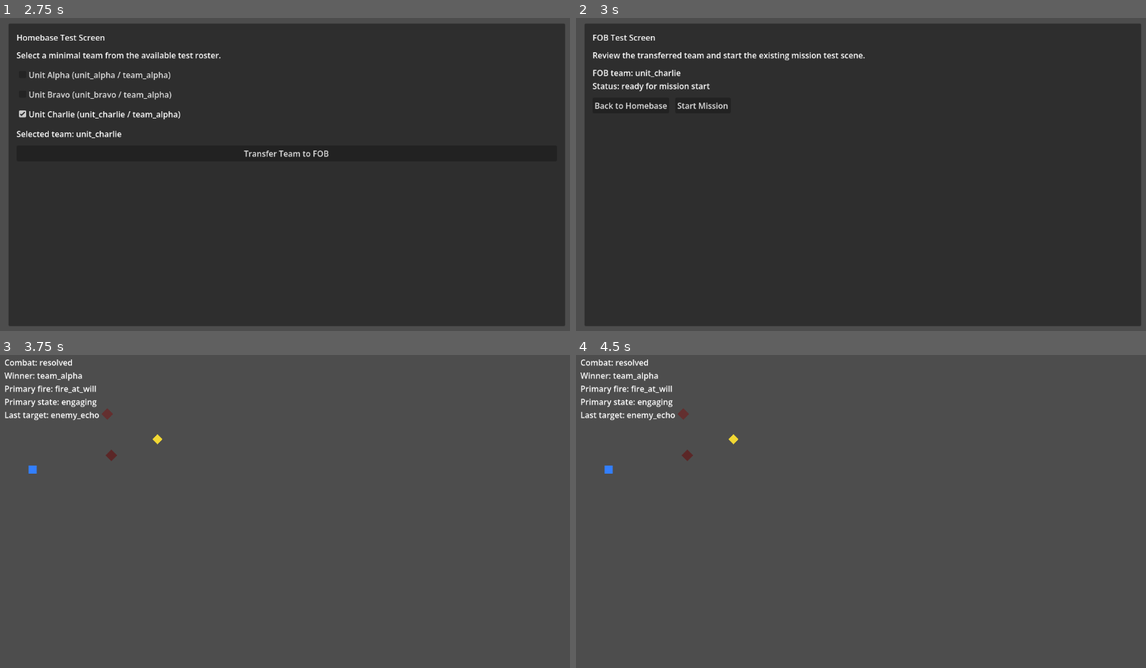
Above: before the commit, frames 1-4 (two rows, left to right).
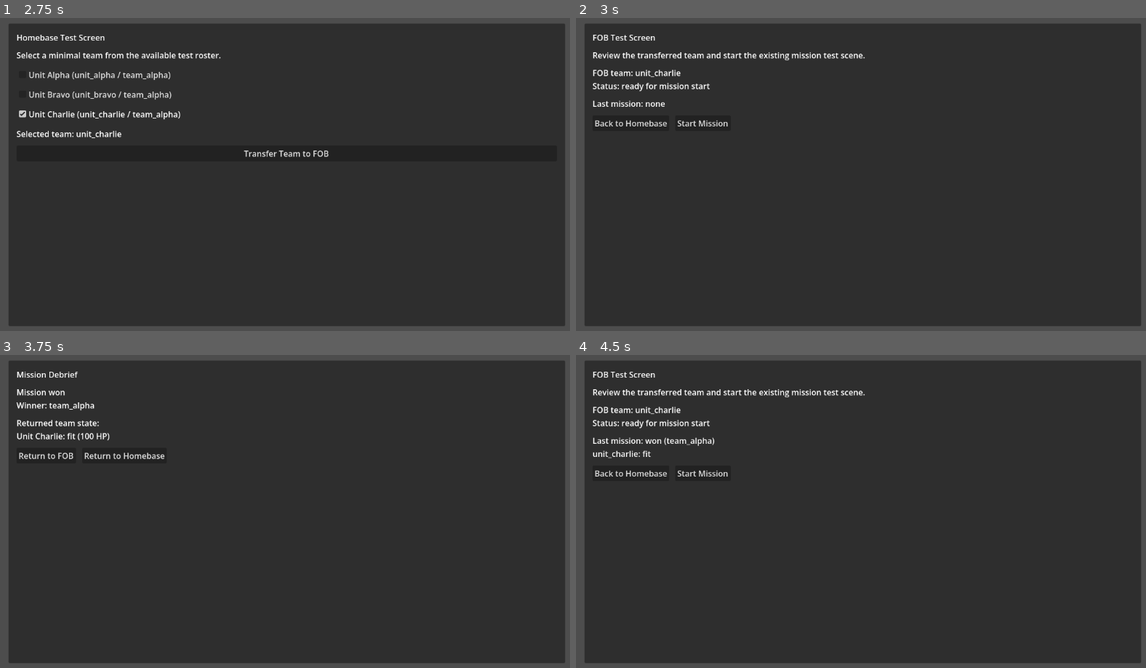
Above: after the commit, the same moments.

Repository: 0klabauta0-jpg/Sternenbuergerchen
Game: Godot game, scene res://scenes/meta/meta_layer_test.tscn
Two runs of this game, one before a commit and one after it. Both use one fixed random seed, a clock stepped at 60 frames per second and the inputs below.
Inputs (mouse positions are in pixels of both pictures, inside the frame that each line leads up to):
- Up to frame 1 (2.75 s): click "Unit Alpha (unit_alpha / team…" at 0.5 s; click "Unit Bravo (unit_bravo / team…" at 1.25 s; click "Unit Charlie (unit_charlie / …" at 2 s
- Up to frame 2 (3 s): click "Transfer Team to FOB" at 2.75 s
- Up to frame 3 (3.75 s): click "Start Mission" at 3.5 s
- Up to frame 4 (4.5 s): click (621, 455) at 4.25 s, where only the run after the commit has a clickable "Return to FOB"

Frame 1 is identical in both runs. In frame 2, 0.5% of the frame differs, in the area x 2-27%, y 26-35%; in frame 3, 94%, in the area x 0-100%, y 1-99%; in frame 4, 94%.

Commit message:
Add minimal mission return and debrief flow

Diff:
--- /dev/null
+++ b/scenes/meta/debrief_test_screen.tscn
@@ -0,0 +1,62 @@
+[gd_scene load_steps=2 format=3]
+
+[ext_resource type="Script" path="res://scripts/meta/debrief_screen.gd" id="1_script"]
+
+[node name="DebriefScreen" type="Control"]
+visible = false
+layout_mode = 3
+anchors_preset = 15
+anchor_right = 1.0
+anchor_bottom = 1.0
+grow_horizontal = 2
+grow_vertical = 2
+script = ExtResource("1_script")
+
+[node name="Panel" type="PanelContainer" parent="."]
+layout_mode = 1
+anchors_preset = 15
+anchor_right = 1.0
+anchor_bottom = 1.0
+offset_left = 24.0
+offset_top = 24.0
+offset_right = -24.0
+offset_bottom = -24.0
+grow_horizontal = 2
+grow_vertical = 2
+
+[node name="Margin" type="MarginContainer" parent="Panel"]
+layout_mode = 2
+theme_override_constants/margin_left = 16
+theme_override_constants/margin_top = 16
+theme_override_constants/margin_right = 16
+theme_override_constants/margin_bottom = 16
+
+[node name="VBox" type="VBoxContainer" parent="Panel/Margin"]
+layout_mode = 2
+theme_override_constants/separation = 12
+
+[node name="TitleLabel" type="Label" parent="Panel/Margin/VBox"]
+layout_mode = 2
+text = "Mission Debrief"
+
+[node name="ResultLabel" type="Label" parent="Panel/Margin/VBox"]
+layout_mode = 2
+text = "Mission result: pending"
+autowrap_mode = 3
+
+[node name="TeamStateLabel" type="Label" parent="Panel/Margin/VBox"]
+layout_mode = 2
+text = "Returned team state: unavailable"
+autowrap_mode = 3
+
+[node name="ButtonRow" type="HBoxContainer" parent="Panel/Margin/VBox"]
+layout_mode = 2
+theme_override_constants/separation = 12
+
+[node name="ReturnToFOBButton" type="Button" parent="Panel/Margin/VBox/ButtonRow"]
+layout_mode = 2
+text = "Return to FOB"
+
+[node name="ReturnToHomebaseButton" type="Button" parent="Panel/Margin/VBox/ButtonRow"]
+layout_mode = 2
+text = "Return to Homebase"
--- a/scenes/meta/fob_test_screen.tscn
+++ b/scenes/meta/fob_test_screen.tscn
@@ -49,6 +49,11 @@
 text = "FOB team: none"
 autowrap_mode = 3
 
+[node name="MissionResultLabel" type="Label" parent="Panel/Margin/VBox"]
+layout_mode = 2
+text = "Last mission: none"
+autowrap_mode = 3
+
 [node name="ButtonRow" type="HBoxContainer" parent="Panel/Margin/VBox"]
 layout_mode = 2
 theme_override_constants/separation = 12
--- a/scenes/meta/meta_layer_test.tscn
+++ b/scenes/meta/meta_layer_test.tscn
@@ -1,8 +1,9 @@
-[gd_scene load_steps=4 format=3]
+[gd_scene load_steps=5 format=3]
 
 [ext_resource type="Script" path="res://scripts/meta/meta_layer_flow.gd" id="1_flow"]
 [ext_resource type="PackedScene" path="res://scenes/meta/homebase_test_screen.tscn" id="2_homebase"]
 [ext_resource type="PackedScene" path="res://scenes/meta/fob_test_screen.tscn" id="3_fob"]
+[ext_resource type="PackedScene" path="res://scenes/meta/debrief_test_screen.tscn" id="4_debrief"]
 
 [node name="MetaLayerTest" type="Node"]
 script = ExtResource("1_flow")
@@ -11,4 +12,6 @@
 
 [node name="FOBScreen" parent="." instance=ExtResource("3_fob")]
 
+[node name="DebriefScreen" parent="." instance=ExtResource("4_debrief")]
+
 [node name="MissionHost" type="Node" parent="."]
--- /dev/null
+++ b/scripts/meta/debrief_screen.gd
@@ -0,0 +1,63 @@
+class_name DebriefTestScreen
+extends Control
+
+signal return_to_fob_requested()
+signal return_to_homebase_requested()
+
+var _mission_result: Dictionary = {}
+
+
+func _ready() -> void:
+	var to_fob_button: Button = get_node("Panel/Margin/VBox/ButtonRow/ReturnToFOBButton")
+	var to_homebase_button: Button = get_node("Panel/Margin/VBox/ButtonRow/ReturnToHomebaseButton")
+	if not to_fob_button.pressed.is_connected(_on_return_to_fob_pressed):
+		to_fob_button.pressed.connect(_on_return_to_fob_pressed)
+	if not to_homebase_button.pressed.is_connected(_on_return_to_homebase_pressed):
+		to_homebase_button.pressed.connect(_on_return_to_homebase_pressed)
+
+	_render_result()
+
+
+func set_mission_result(mission_result: Dictionary) -> void:
+	_mission_result = mission_result.duplicate(true)
+	if is_inside_tree():
+		_render_result()
+
+
+func get_mission_result() -> Dictionary:
+	return _mission_result.duplicate(true)
+
+
+func _render_result() -> void:
+	var result_label: Label = get_node("Panel/Margin/VBox/ResultLabel")
+	var team_state_label: Label = get_node("Panel/Margin/VBox/TeamStateLabel")
+
+	if _mission_result.is_empty():
+		result_label.text = "Mission result: pending"
+		team_state_label.text = "Returned team state: unavailable"
+		return
+
+	var winner_team_id: String = String(_mission_result.get("winning_team_id", ""))
+	var mission_outcome: String = String(_mission_result.get("mission_outcome", "ended"))
+	result_label.text = "Mission %s\nWinner: %s" % [mission_outcome, winner_team_id]
+
+	var team_state_lines: PackedStringArray = []
+	for member_state in _mission_result.get("team_states", []):
+		var display_name: String = String(member_state.get("display_name", member_state.get("unit_id", "")))
+		var vital_state: String = String(member_state.get("vital_state", "unknown"))
+		var health_points: int = int(member_state.get("health_points", -1))
+		team_state_lines.append("%s: %s (%d HP)" % [display_name, vital_state, health_points])
+
+	if team_state_lines.is_empty():
+		team_state_label.text = "Returned team state: unavailable"
+		return
+
+	team_state_label.text = "Returned team state:\n%s" % "\n".join(team_state_lines)
+
+
+func _on_return_to_fob_pressed() -> void:
+	return_to_fob_requested.emit()
+
+
+func _on_return_to_homebase_pressed() -> void:
+	return_to_homebase_requested.emit()
--- a/scripts/meta/fob_screen.gd
+++ b/scripts/meta/fob_screen.gd
@@ -5,6 +5,7 @@
 signal mission_start_requested(selected_unit_ids)
 
 var _selected_unit_ids: PackedStringArray = []
+var _last_mission_result: Dictionary = {}
 
 
 func _ready() -> void:
@@ -28,6 +29,18 @@
 	return _selected_unit_ids.duplicate()
 
 
+func set_last_mission_result(mission_result: Dictionary) -> void:
+	_last_mission_result = mission_result.duplicate(true)
+	if is_inside_tree():
+		_render_team()
+
+
+func clear_last_mission_result() -> void:
+	_last_mission_result.clear()
+	if is_inside_tree():
+		_render_team()
+
+
 func request_mission_start() -> void:
 	if _selected_unit_ids.is_empty():
 		return
@@ -37,14 +50,40 @@
 
 func _render_team() -> void:
 	var team_status_label: Label = get_node("Panel/Margin/VBox/TeamStatusLabel")
+	var mission_result_label: Label = get_node("Panel/Margin/VBox/MissionResultLabel")
 	var start_button: Button = get_node("Panel/Margin/VBox/ButtonRow/StartMissionButton")
 	start_button.disabled = _selected_unit_ids.is_empty()
 
 	if _selected_unit_ids.is_empty():
 		team_status_label.text = "FOB team: none\nStatus: waiting for transfer"
+		mission_result_label.text = "Last mission: none"
 		return
 
 	team_status_label.text = "FOB team: %s\nStatus: ready for mission start" % ", ".join(_selected_unit_ids)
+	mission_result_label.text = _build_mission_result_text()
+
+
+func _build_mission_result_text() -> String:
+	if _last_mission_result.is_empty():
+		return "Last mission: none"
+
+	var lines: PackedStringArray = []
+	lines.append(
+		"Last mission: %s (%s)" % [
+			String(_last_mission_result.get("mission_outcome", "ended")),
+			String(_last_mission_result.get("winning_team_id", "unknown")),
+		]
+	)
+
+	for member_state in _last_mission_result.get("team_states", []):
+		lines.append(
+			"%s: %s" % [
+				String(member_state.get("unit_id", "")),
+				String(member_state.get("vital_state", "unknown")),
+			]
+		)
+
+	return "\n".join(lines)
 
 
 func _on_back_button_pressed() -> void:
--- a/scripts/meta/meta_layer_flow.gd
+++ b/scripts/meta/meta_layer_flow.gd
@@ -26,13 +26,15 @@
 
 var _selected_unit_ids: PackedStringArray = ["unit_alpha", "unit_bravo"]
 var _active_mission = null
+var _last_mission_result: Dictionary = {}
 
 
 func _ready() -> void:
 	var homebase_screen = _get_homebase_screen()
 	var fob_screen = _get_fob_screen()
-	if homebase_screen == null or fob_screen == null:
-		push_warning("MetaLayerFlow requires HomebaseScreen and FOBScreen children.")
+	var debrief_screen = _get_debrief_screen()
+	if homebase_screen == null or fob_screen == null or debrief_screen == null:
+		push_warning("MetaLayerFlow requires HomebaseScreen, FOBScreen and DebriefScreen children.")
 		return
 
 	if not homebase_screen.team_confirmed.is_connected(_on_homebase_team_confirmed):
@@ -44,8 +46,15 @@
 	if not fob_screen.mission_start_requested.is_connected(_on_fob_mission_start_requested):
 		fob_screen.mission_start_requested.connect(_on_fob_mission_start_requested)
 
+	if not debrief_screen.return_to_fob_requested.is_connected(_on_debrief_return_to_fob_requested):
+		debrief_screen.return_to_fob_requested.connect(_on_debrief_return_to_fob_requested)
+
+	if not debrief_screen.return_to_homebase_requested.is_connected(_on_debrief_return_to_homebase_requested):
+		debrief_screen.return_to_homebase_requested.connect(_on_debrief_return_to_homebase_requested)
+
 	homebase_screen.setup_roster(AVAILABLE_TEAM_UNITS, _selected_unit_ids)
 	fob_screen.set_team(_selected_unit_ids)
+	fob_screen.set_last_mission_result(_last_mission_result)
 	_show_homebase()
 
 
@@ -72,6 +81,14 @@
 	_start_mission()
 
 
+func _on_debrief_return_to_fob_requested() -> void:
+	_show_fob()
+
+
+func _on_debrief_return_to_homebase_requested() -> void:
+	_show_homebase()
+
+
 func _start_mission() -> void:
 	var mission_host = _get_mission_host()
 	if mission_host == null:
@@ -86,6 +103,7 @@
 	_configure_mission_instance(mission_instance, _selected_unit_ids)
 	mission_host.add_child(mission_instance)
 	_active_mission = mission_instance
+	_connect_mission_end(_active_mission)
 	_show_mission()
 
 
@@ -104,6 +122,86 @@
 	var combat_driver = mission_instance.get_node_or_null("CombatLoopDriver")
 	if combat_driver != null:
 		combat_driver.set("friendly_unit_paths", _build_selected_friendly_paths(selected_unit_ids))
+
+
+func _connect_mission_end(mission_instance: Node) -> void:
+	if mission_instance == null:
+		return
+
+	var combat_driver = mission_instance.get_node_or_null("CombatLoopDriver")
+	if combat_driver == null:
+		return
+
+	if not combat_driver.combat_resolved.is_connected(_on_mission_combat_resolved):
+		combat_driver.combat_resolved.connect(_on_mission_combat_resolved)
+
+
+func _on_mission_combat_resolved(winning_team_id: String, _neutralized_enemy_count: int) -> void:
+	if _active_mission == null:
+		return
+
+	_last_mission_result = _build_mission_result(_active_mission, winning_team_id)
+	var fob_screen = _get_fob_screen()
+	if fob_screen != null:
+		fob_screen.set_last_mission_result(_last_mission_result)
+
+	var debrief_screen = _get_debrief_screen()
+	if debrief_screen != null:
+		debrief_screen.set_mission_result(_last_mission_result)
+
+	_release_active_mission()
+	_show_debrief()
+
+
+func _build_mission_result(mission_instance: Node, winning_team_id: String) -> Dictionary:
+	var team_states: Array = []
+	for unit_id in _selected_unit_ids:
+		var node_name: String = String(FRIENDLY_NODE_NAMES_BY_ID.get(unit_id, ""))
+		if node_name.is_empty():
+			continue
+
+		var unit = mission_instance.get_node_or_null(node_name)
+		if unit == null:
+			continue
+
+		var health_points: int = -1
+		if unit.has_method("get_health"):
+			health_points = int(unit.call("get_health"))
+
+		var vital_state: String = "unknown"
+		if unit.has_method("get_vital_state"):
+			vital_state = String(unit.call("get_vital_state"))
+
+		team_states.append(
+			{
+				"unit_id": unit_id,
+				"display_name": String(unit.get("display_name")),
+				"vital_state": vital_state,
+				"health_points": health_points,
+			}
+		)
+
+	return {
+		"winning_team_id": winning_team_id,
+		"mission_outcome": _get_mission_outcome(winning_team_id),
+		"selected_unit_ids": _selected_unit_ids.duplicate(),
+		"team_states": team_states,
+	}
+
+
+func _get_mission_outcome(winning_team_id: String) -> String:
+	if winning_team_id == "team_alpha":
+		return "won"
+
+	return "lost"
+
+
+func _release_active_mission() -> void:
+	if _active_mission == null:
+		return
+
+	_active_mission.queue_free()
+	_active_mission = null
 
 
 func _build_selected_friendly_paths(selected_unit_ids: PackedStringArray) -> Array[NodePath]:
@@ -121,30 +219,52 @@
 func _show_homebase() -> void:
 	var homebase_screen = _get_homebase_screen()
 	var fob_screen = _get_fob_screen()
+	var debrief_screen = _get_debrief_screen()
 	if homebase_screen != null:
 		homebase_screen.visible = true
 		homebase_screen.set_selected_unit_ids(_selected_unit_ids)
 	if fob_screen != null:
 		fob_screen.visible = false
+	if debrief_screen != null:
+		debrief_screen.visible = false
 
 
 func _show_fob() -> void:
 	var homebase_screen = _get_homebase_screen()
 	var fob_screen = _get_fob_screen()
+	var debrief_screen = _get_debrief_screen()
 	if homebase_screen != null:
 		homebase_screen.visible = false
 	if fob_screen != null:
 		fob_screen.visible = true
 		fob_screen.set_team(_selected_unit_ids)
+		fob_screen.set_last_mission_result(_last_mission_result)
+	if debrief_screen != null:
+		debrief_screen.visible = false
 
 
 func _show_mission() -> void:
 	var homebase_screen = _get_homebase_screen()
 	var fob_screen = _get_fob_screen()
+	var debrief_screen = _get_debrief_screen()
 	if homebase_screen != null:
 		homebase_screen.visible = false
 	if fob_screen != null:
 		fob_screen.visible = false
+	if debrief_screen != null:
+		debrief_screen.visible = false
+
+
+func _show_debrief() -> void:
+	var homebase_screen = _get_homebase_screen()
+	var fob_screen = _get_fob_screen()
+	var debrief_screen = _get_debrief_screen()
+	if homebase_screen != null:
+		homebase_screen.visible = false
+	if fob_screen != null:
+		fob_screen.visible = false
+	if debrief_screen != null:
+		debrief_screen.visible = true
 
 
 func _get_homebase_screen():
@@ -155,5 +275,9 @@
 	return get_node_or_null("FOBScreen")
 
 
+func _get_debrief_screen():
+	return get_node_or_null("DebriefScreen")
+
+
 func _get_mission_host():
 	return get_node_or_null("MissionHost")
Not shown, changed: docs/IMPLEMENTATION_STATUS.md
